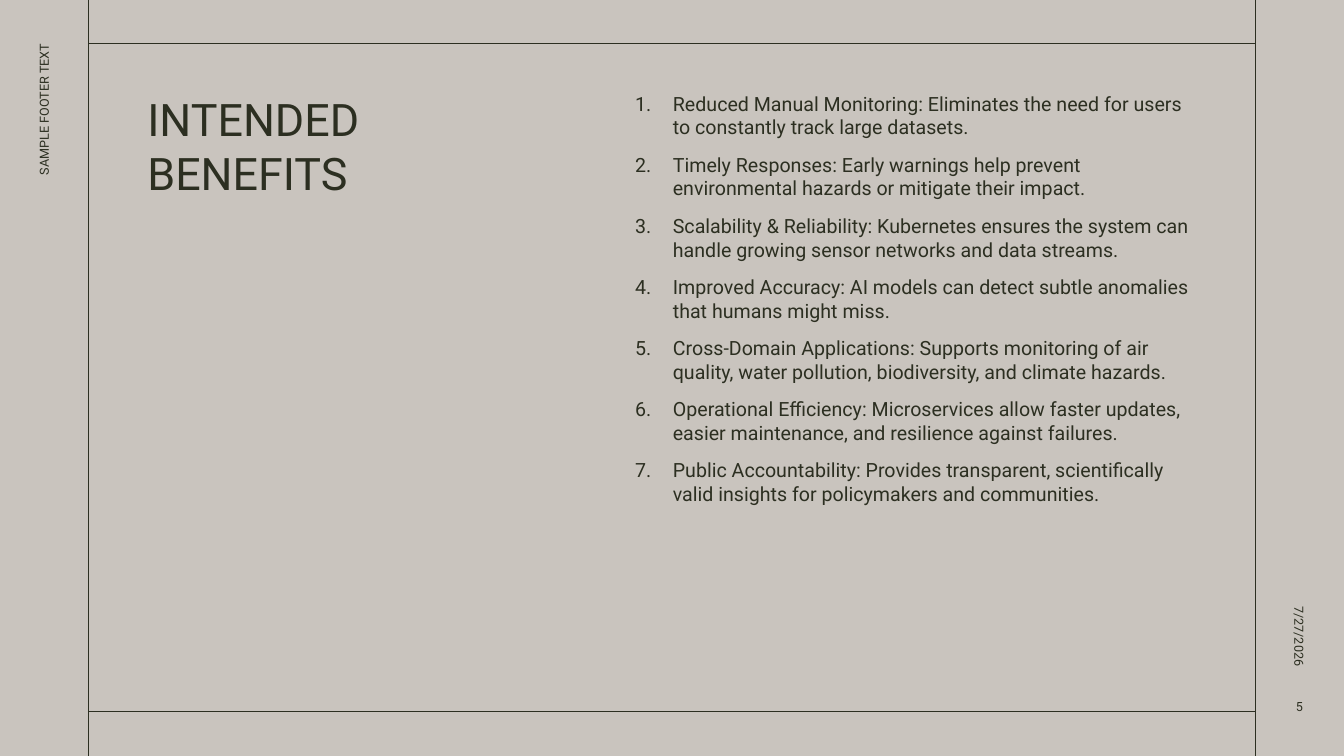
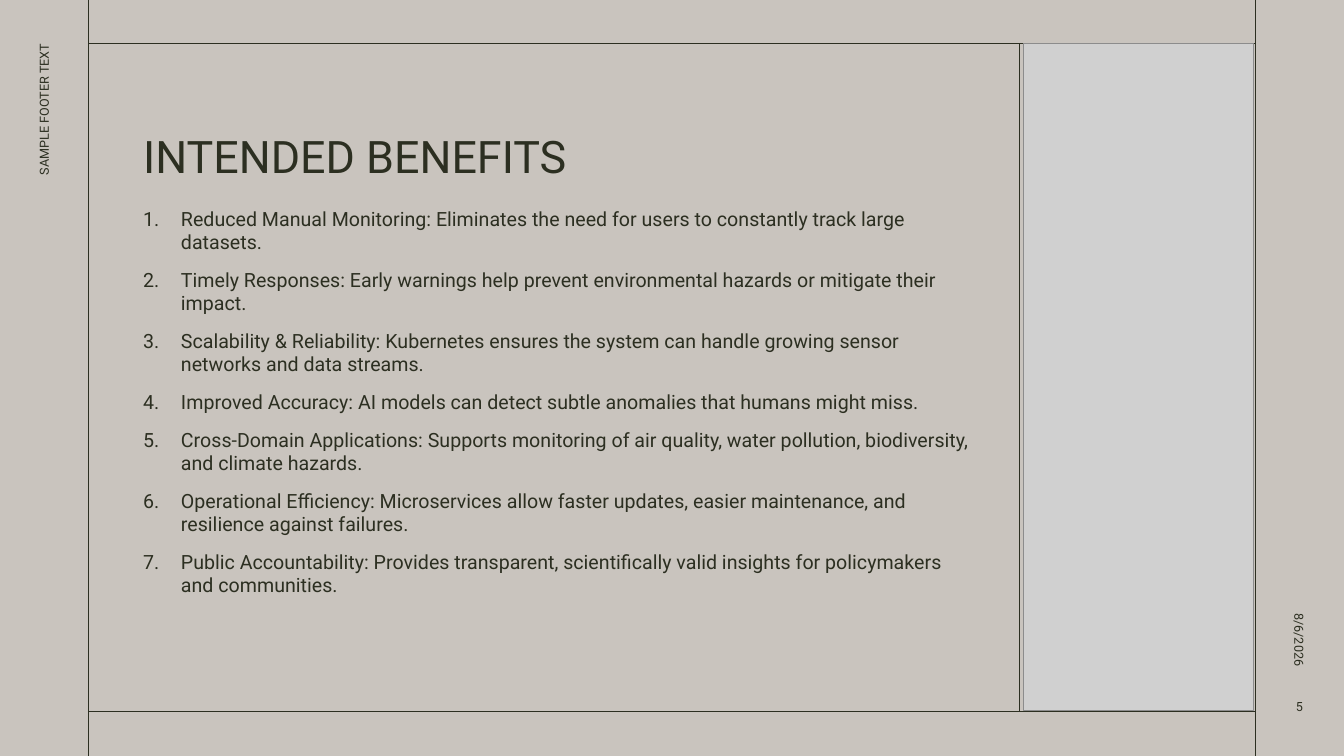
Before and after one commit to cucucumber789-svg/EGT307_T2_Bacon, a slide deck: slide 5 of EGT307 PRESENTATION.pptx. Drawn at 1344x756 pixels with LibreOffice and Linux fonts; fonts in the diff are those of the drawing; grey boxes stand for pictures; background and template pictures are left out. Boxes give left, top, right and bottom in pixels: in the first picture for what was removed or moved away, otherwise in the second. Text is boxed around its words. In the diff, an @@ line names an element or a change of style, - is before the commit and + after.

```diff
--- a/EGT307 PRESENTATION.pptx
+++ b/EGT307 PRESENTATION.pptx
@@ line added from (1020, 44) to (1020, 712), #2C2F21 0.5 pt @@
@@ picture added at (x1=1024, y1=43, x2=1254, y2=711) @@
@@ title "INTENDED BENEFITS" at (x1=143, y1=140, x2=566, y2=174): vertical alignment top to bottom @@
@@ text "Reduced Manual Monitoring: Eliminates the ..." rewrapped from (x1=673, y1=96, x2=1189, y2=505) to (x1=181, y1=211, x2=968, y2=592) @@
@@ text at (x1=1291, y1=618, x2=1308, y2=665): text changed @@
-7/27/2026
+8/6/2026
```
Also in this commit, not shown: 13 other slides changed, 3 slides added, 2 slides removed, 48 other files.
